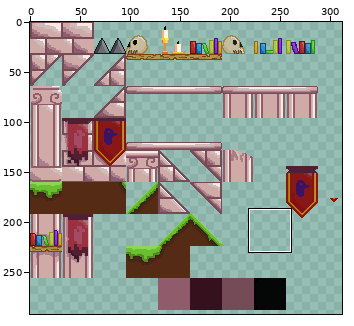
Edited in one commit: sprite sheet (assets/graphics/tilesets/brick_tileset.png). Above, an overview of the earlier version with the close-up marked.
Close-up. Before the commit:
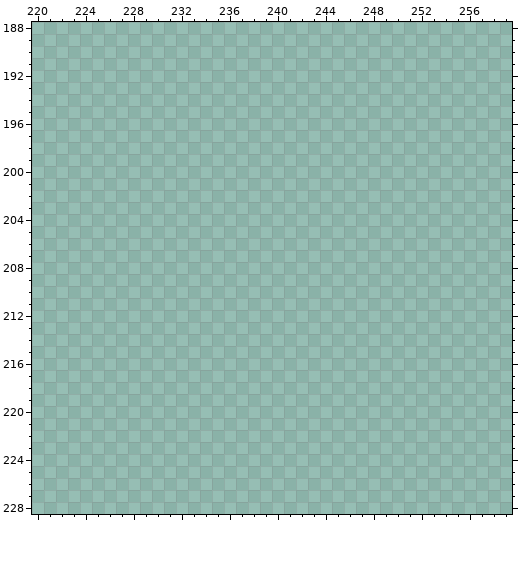
The file is 340x315 pixels. Colours within 5 levels of each other are drawn and written as one. Shown: x 220..259, y 188..228. The wide view leaves out empty margins.
Palette (. is transparent): 
Once edited:
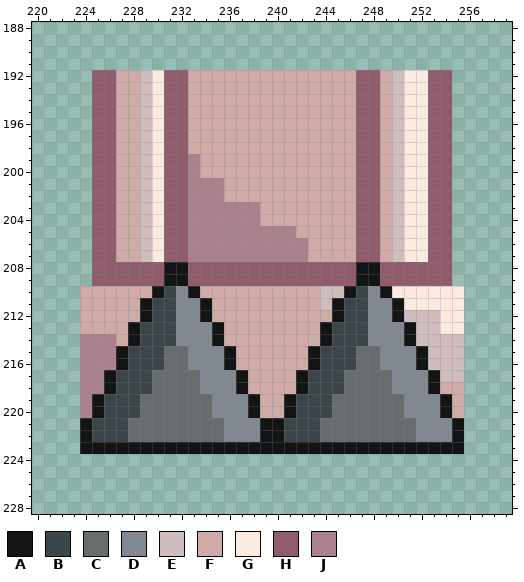
Colours new in this view: A #131415  B #3b454a  C #676c6e  D #818892  E #cebdbc  F #cfaaa6  G #fceae1  H #905c6c  J #aa818d
Commit message: level 2 fixed except for platform and boulder
Change:
Changed rows in their new state; - is an unchanged pixel.
first column x 224:
192 -HHFFEGHHFFFFFFFFFFFFFFHHFEGGHH-
193 -HHFFEGHHFFFFFFFFFFFFFFHHFEGGHH-
194 -HHFFEGHHFFFFFFFFFFFFFFHHFEGGHH-
195 -HHFFEGHHFFFFFFFFFFFFFFHHFEGGHH-
196 -HHFFEGHHFFFFFFFFFFFFFFHHFEGGHH-
197 -HHFFEGHHFFFFFFFFFFFFFFHHFEGGHH-
198 -HHFFEGHHFFFFFFFFFFFFFFHHFEGGHH-
199 -HHFFEGHHJFFFFFFFFFFFFFHHFEGGHH-
200 -HHFFEGHHJFFFFFFFFFFFFFHHFEGGHH-
201 -HHFFEGHHJJJFFFFFFFFFFFHHFEGGHH-
202 -HHFFEGHHJJJFFFFFFFFFFFHHFEGGHH-
203 -HHFFEGHHJJJJJJFFFFFFFFHHFEGGHH-
204 -HHFFEGHHJJJJJJFFFFFFFFHHFEGGHH-
205 -HHFFEGHHJJJJJJJJJFFFFFHHFEGGHH-
206 -HHFFEGHHJJJJJJJJJJFFFFHHFEGGHH-
207 -HHFFEGHHJJJJJJJJJJFFFFHHFEGGHH-
208 -HHHHHHAAHHHHHHHHHHHHHHAAHHHHHH-
209 -HHHHHHAAHHHHHHHHHHHHHHAAHHHHHH-
210 FFFFFFABDAFFFFFFFFFFEEABDAGGGGGG
211 FFFFFABBDDAFFFFFFFFFEABBDDAGGGGG
212 FFFFFABBDDAFFFFFFFFFFABBDDAEEEGG
213 FFFFABBBDDDAFFFFFFFFABBBDDDAEEGG
214 JJJFABBBDDDAFFFFFFFFABBBDDDAEEEE
215 JJJABBBCCDDDAFFFFFFABBBCCDDDAEEE
216 JJJABBBCCDDDAFFFFFFABBBCCDDDAEEE
217 JJABBBCCCCDDDAFFFFABBBCCCCDDDAEE
218 JJABBBCCCCDDDAFFFFABBBCCCCDDDAFF
219 JABBBCCCCCCDDDAFFABBBCCCCCCDDDAF
220 JABBBCCCCCCDDDAFFABBBCCCCCCDDDAF
221 ABBBCCCCCCCCDDDAABBBCCCCCCCCDDDA
222 ABBBCCCCCCCCDDDAABBBCCCCCCCCDDDA
223 AAAAAAAAAAAAAAAAAAAAAAAAAAAAAAAA
